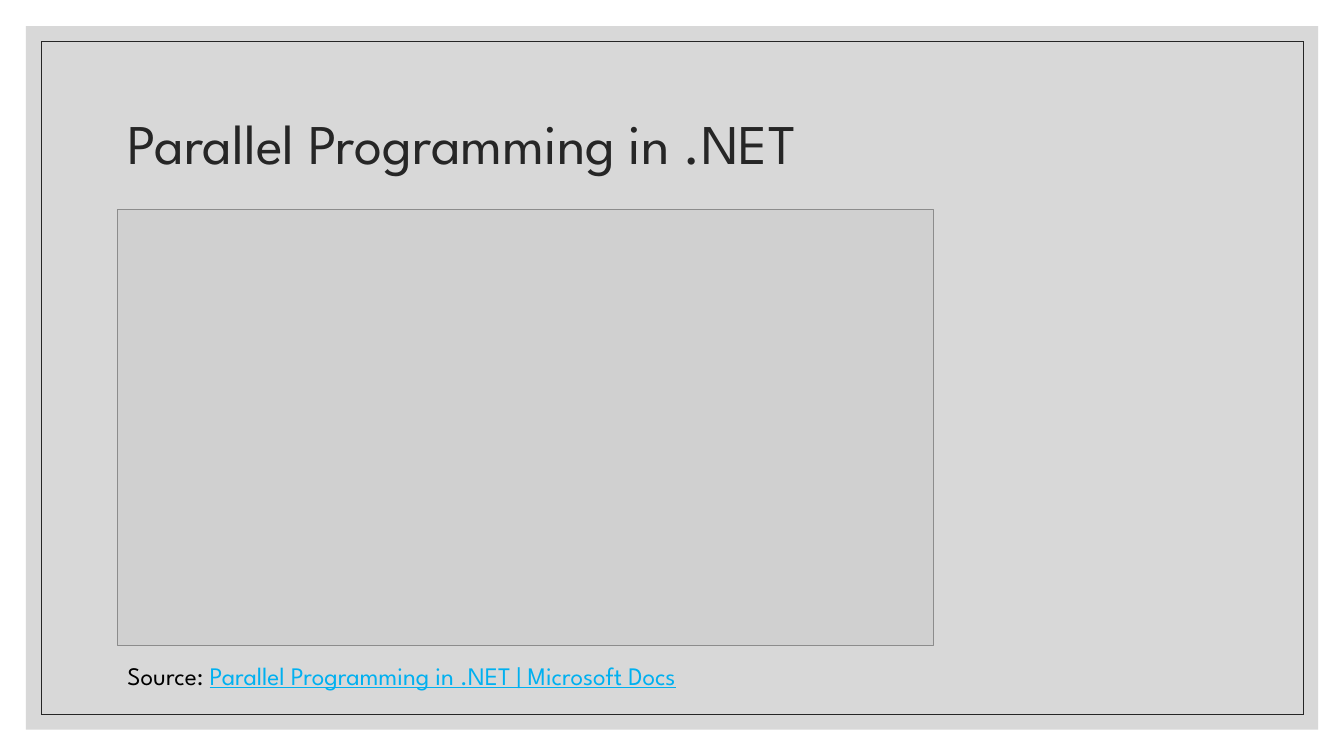
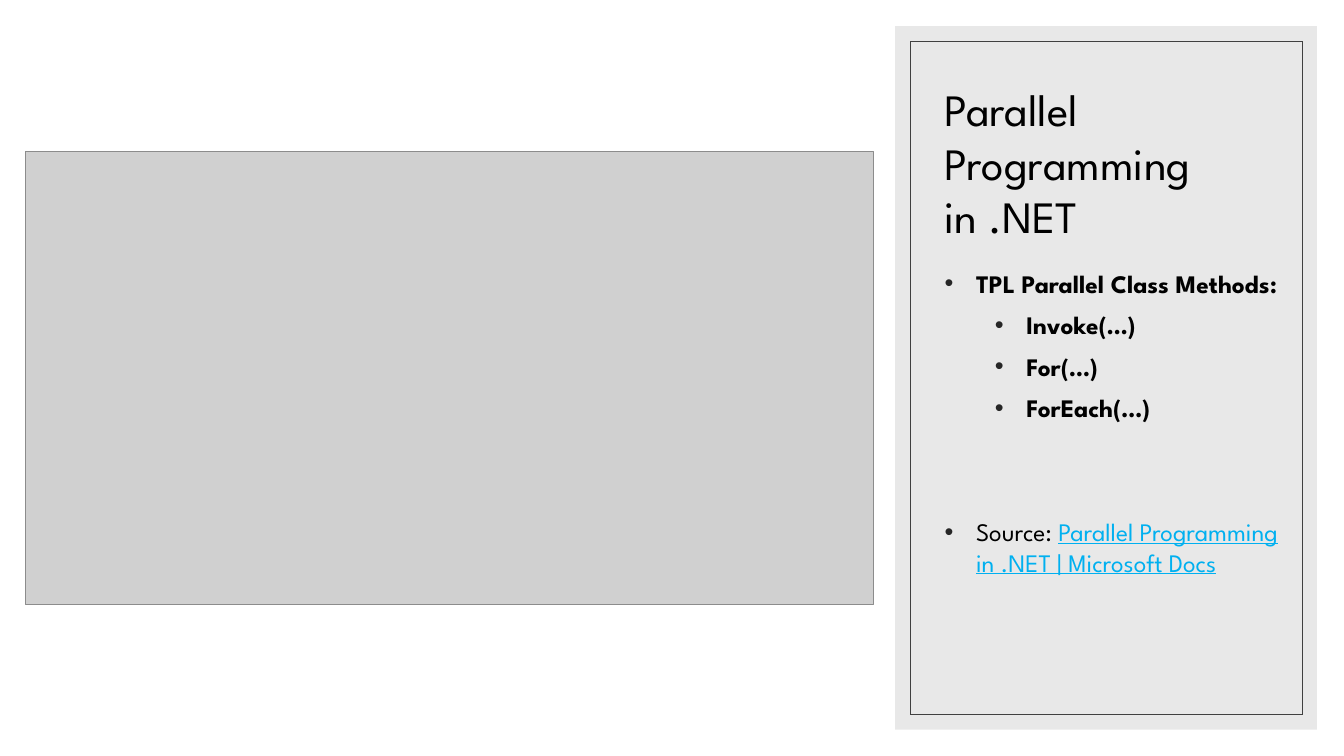
Before and after one commit to belward1/CSC543FinalProject, a slide deck: slide 5 of CSC543FinalProject/CSC 543 - Spring 2021 - Final Project - Bob Elward.pptx. Drawn at 1344x756 pixels with LibreOffice and Linux fonts; fonts in the diff are those of the drawing; grey boxes stand for pictures. Boxes give left, top, right and bottom in pixels: in the first picture for what was removed or moved away, otherwise in the second. Text is boxed around its words. In the diff, an @@ line names an element or a change of style, - is before the commit and + after.

```diff
--- a/CSC543FinalProject/CSC 543 - Spring 2021 - Final Project - Bob Elward.pptx
+++ b/CSC543FinalProject/CSC 543 - Spring 2021 - Final Project - Bob Elward.pptx
@@ rectangle removed at [26,26,1319,730] @@
@@ rectangle added at [895,26,1317,730], fill #D9D9D9 at 60% opacity @@
@@ rectangle removed at [41,41,1304,715] @@
@@ rectangle added at [910,41,1303,715], outline #404040 0.5 pt @@
@@ title "Parallel Programming in .NET": place and size @@
-title "Parallel Programming in .NET" at [128,125,796,177]
+title "Parallel Programming in .NET" at [945,95,1191,234]
@@ title "Parallel Programming in .NET" at [945,95,1191,234]: size 40 to 32 pt, text colour #262626 to #000000; line spacing 0.9 to 1; vertical alignment middle to bottom @@
@@ picture: place and size @@
-picture at [118,210,935,646]
+picture at [25,151,874,605]
@@ text "TPL Parallel Class Methods:": place and size @@
-text "TPL Parallel Class Methods:" at [127,667,675,691]
+text "TPL Parallel Class Methods:" at [976,275,1278,574]
@@ text at [976,275,1277,422]: paragraphs added @@
+• TPL Parallel Class Methods:
+  • Invoke(…)
+  • For(…)
+  • ForEach(…)
@@ text at [976,523,1278,574]: bullet none to •; more space between paragraphs @@
```
Also in this commit, not shown: 7 other slides changed, 5 other files.
